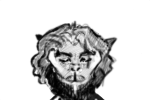
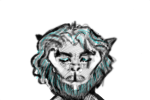
Revision of a layered 150×100 image; what changed, layer by layer:
renamed "Calque 8" to "Calque 10", painted on it over [left=33, top=26, right=111, bottom=100]
